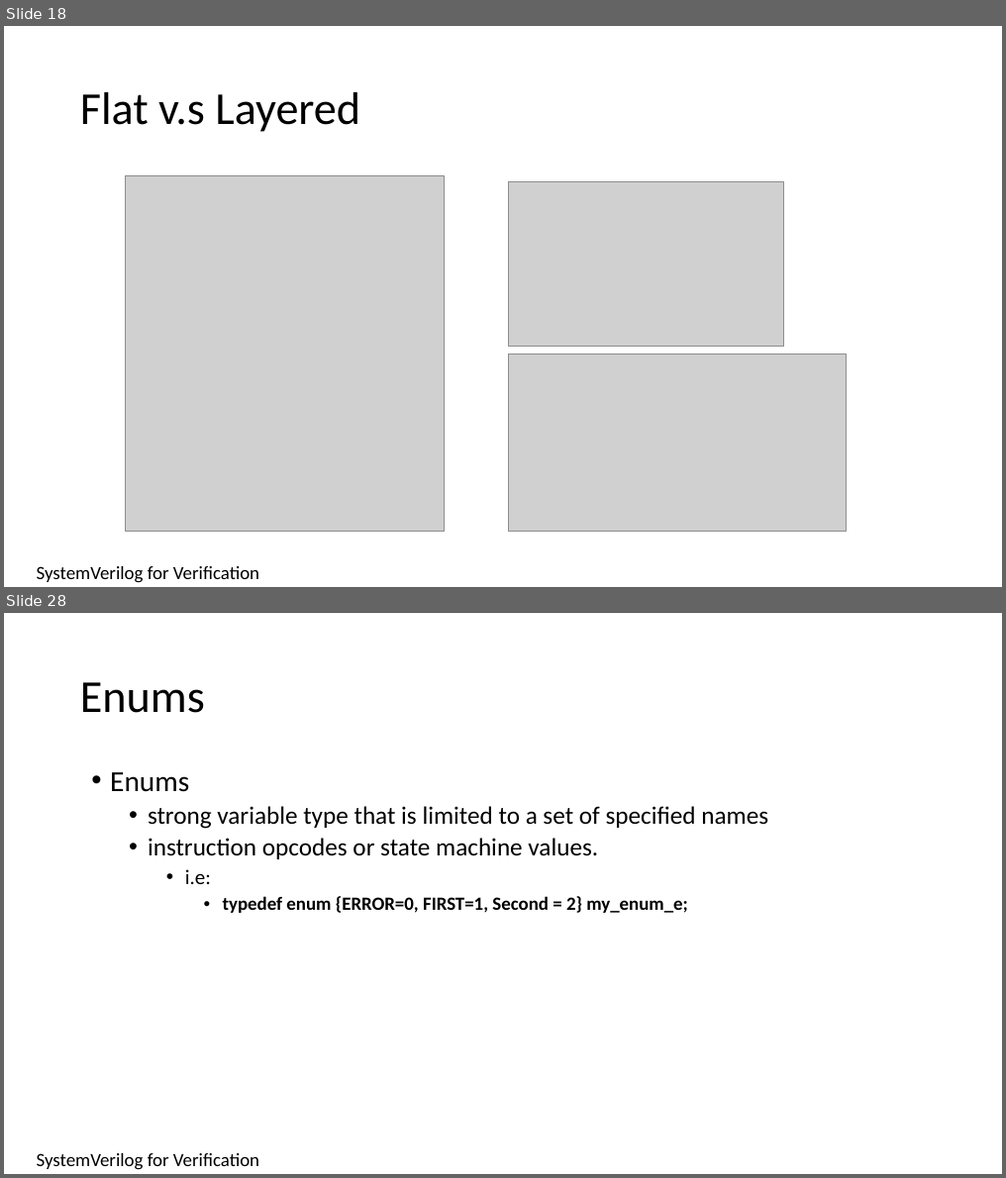
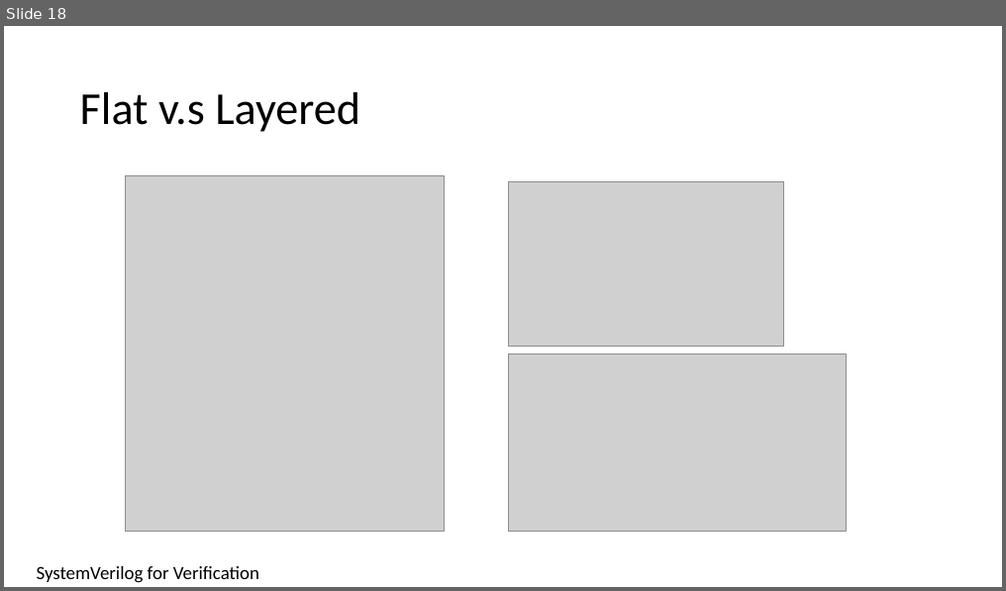
Before and after one commit to isomoye/EEGR471, a slide deck: sections/Segment_4.pptm. Shown one above the other, each under a label of ours: slides 18 and 28 before the commit, slide 18 after it; the slides between them are not shown. The pictures are 1006x1178 and 1006x591 pixels, drawn with LibreOffice and Linux fonts; fonts in the diff are those of the drawing; grey boxes stand for pictures. Boxes give left, top, right and bottom in pixels: in the first picture for what was removed or moved away, otherwise in the second. Text is boxed around its words. In the diff, an @@ line names an element or a change of style, - is before the commit and + after.

```diff
--- a/sections/Segment_4.pptm
+++ b/sections/Segment_4.pptm
@@ slide 28 removed at (4,613,1002,1174), background #FFFFFF @@
@@ title removed at (80,682,205,713) @@
-Enums
@@ text removed at (110,772,768,913) @@
-• Enums
-  • strong variable type that is limited to a set of specified names
-  • instruction opcodes or state machine values.
-    • i.e:
-      • typedef enum {ERROR=0, FIRST=1, Second = 2} my_enum_e;
@@ text removed at (37,1154,259,1170) @@
-SystemVerilog for Verification
```
Also in this commit, not shown: 1 slide changed, 94 other slides removed, 19 other files.
